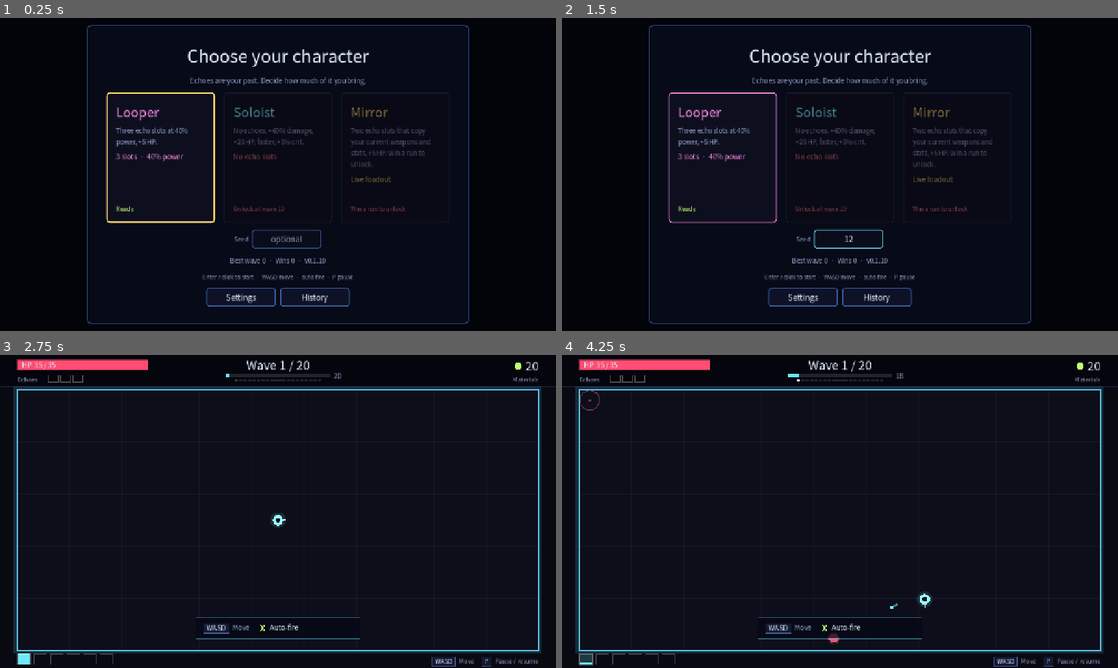
Above: before the commit, frames 1-4 (two rows, left to right).
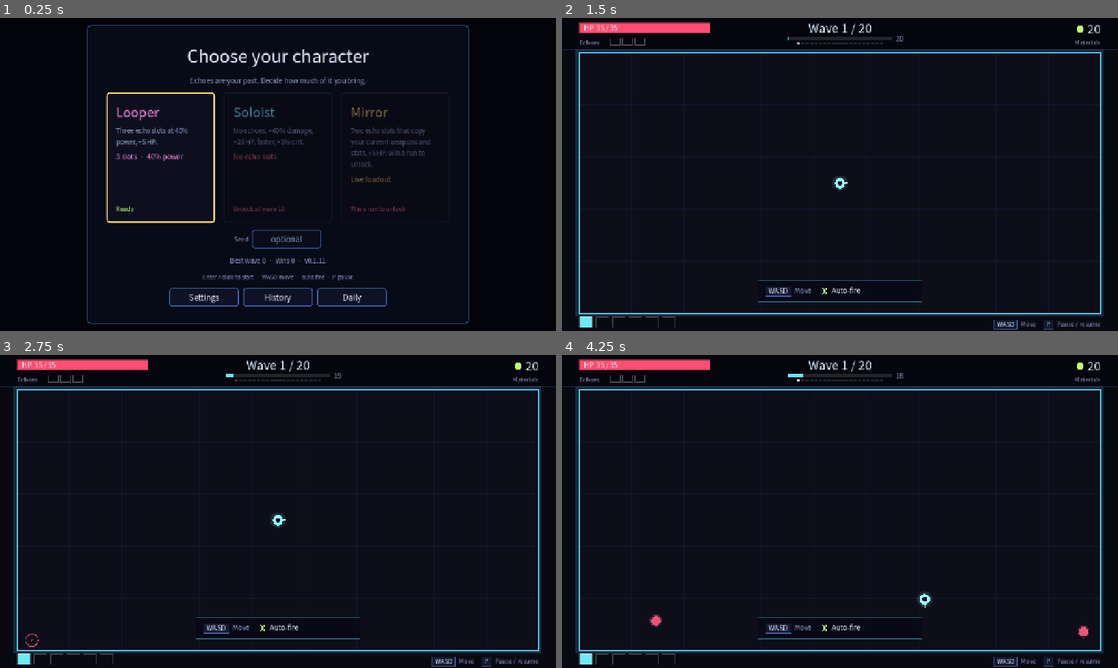
Above: after the commit, the same moments.

Repository: BrickerP/reverb
Game: Godot game, scene res://scenes/main.tscn
Two runs of this game, one before a commit and one after it. Both use one fixed random seed, a clock stepped at 60 frames per second and the inputs below.
Inputs (mouse positions are in pixels of both pictures, inside the frame that each line leads up to):
- Up to frame 1 (0.25 s): no input
- Up to frame 2 (1.5 s): click (851, 240) at 0.52 s; type "12" at 0.6 s; click (912, 296) at 1.25 s, where only the run after the commit has a clickable "Daily"
- Up to frame 3 (2.75 s): click (161, 495) at 2.02 s
- Up to frame 4 (4.25 s): tap Enter at 2.75 s; hold D (move_right) 2.78-3.53 s; hold C (character) 2.78-3.53 s; hold S (move_down) from 3.53 s (still down); tap C (character) at 3.6 s

The runs differ from the first frame. In frame 1, 0.6% of the frame differs, in the area x 30-70%, y 76-93%; in frame 2, 11%, in the area x 0-100%, y 1-100%; in frame 3, less than 0.1%; in frame 4, 0.3%.

Commit message:
Add a daily challenge with a date seed and local best

Diff:
--- a/project.godot
+++ b/project.godot
@@ -7,7 +7,7 @@
 [application]
 
 config/name="Reverb"
-config/version="0.1.10"
+config/version="0.1.11"
 run/main_scene="res://scenes/main.tscn"
 config/features=PackedStringArray("4.7", "GL Compatibility")
 
--- a/scripts/core/loc_en.gd
+++ b/scripts/core/loc_en.gd
@@ -80,6 +80,8 @@
 	"select.seed_hint": "optional",
 	"select.settings": "Settings",
 	"select.history": "History",
+	"select.daily": "Daily",
+	"select.daily_best": "Daily · best %d",
 	"history.title": "Run history",
 	"history.empty": "No runs recorded yet.",
 	"history.seed": "Seed",
--- a/scripts/core/loc_zh.gd
+++ b/scripts/core/loc_zh.gd
@@ -80,6 +80,8 @@
 	"select.seed_hint": "可选",
 	"select.settings": "设置",
 	"select.history": "记录",
+	"select.daily": "每日挑战",
+	"select.daily_best": "每日 · 最佳 %d 波",
 	"history.title": "对局记录",
 	"history.empty": "还没有对局记录。",
 	"history.seed": "种子",
--- a/scripts/core/meta.gd
+++ b/scripts/core/meta.gd
@@ -7,6 +7,9 @@
 var best_wave: int = 0
 var wins: int = 0
 var runs: int = 0
+var daily_seed: int = 0
+var daily_best: int = 0
+var daily_wins: int = 0
 var unlocked: Dictionary = {}
 
 
@@ -20,6 +23,9 @@
 	best_wave = 0
 	wins = 0
 	runs = 0
+	daily_seed = 0
+	daily_best = 0
+	daily_wins = 0
 	unlocked = {}
 	for def: CharacterDef in Content.characters().values():
 		unlocked[def.id] = def.unlock_wave <= 0 and def.unlock_wins <= 0
@@ -41,6 +47,9 @@
 	best_wave = int(data.get("best_wave", 0))
 	wins = int(data.get("wins", 0))
 	runs = int(data.get("runs", 0))
+	daily_seed = int(data.get("daily_seed", 0))
+	daily_best = int(data.get("daily_best", 0))
+	daily_wins = int(data.get("daily_wins", 0))
 	var saved: Variant = data.get("unlocked", {})
 	if typeof(saved) == TYPE_DICTIONARY:
 		for key: Variant in (saved as Dictionary):
@@ -60,6 +69,9 @@
 		"best_wave": best_wave,
 		"wins": wins,
 		"runs": runs,
+		"daily_seed": daily_seed,
+		"daily_best": daily_best,
+		"daily_wins": daily_wins,
 		"unlocked": flags,
 	}, "\t"))
 
@@ -81,3 +93,14 @@
 			newly.append(def.id)
 	save()
 	return newly
+
+
+func record_daily(sim: Sim, seed_value: int) -> void:
+	if daily_seed != seed_value:
+		daily_seed = seed_value
+		daily_best = 0
+		daily_wins = 0
+	daily_best = maxi(daily_best, sim.wave)
+	if sim.phase == Sim.Phase.WON:
+		daily_wins += 1
+	save()
--- a/scripts/game/main.gd
+++ b/scripts/game/main.gd
@@ -25,6 +25,7 @@
 var _unlock_text := ""
 var _run_started_msec := 0
 var _settings_restore_pause := false
+var _daily_run := false
 
 
 func _ready() -> void:
@@ -61,6 +62,7 @@
 	character_select.character_chosen.connect(choose_character)
 	character_select.settings_requested.connect(open_settings)
 	character_select.history_requested.connect(open_history)
+	character_select.daily_requested.connect(start_daily)
 	settings_ui.volume_changed.connect(_on_volume_changed)
 	settings_ui.shake_changed.connect(_on_shake_changed)
 	settings_ui.fullscreen_changed.connect(_on_fullscreen_changed)
@@ -76,6 +78,7 @@
 func new_run(seed_value: int = -1, char_id: StringName = &"") -> void:
 	if char_id != &"":
 		character_id = char_id
+	_daily_run = false
 	sim = Sim.new(seed_value if seed_value >= 0 else randi())
 	var def := Content.character(character_id)
 	if def != null:
@@ -112,6 +115,16 @@
 	new_run(seed_value, character_id)
 
 
+func today_seed() -> int:
+	var date := Time.get_date_dict_from_system()
+	return int(date["year"]) * 10000 + int(date["month"]) * 100 + int(date["day"])
+
+
+func start_daily() -> void:
+	new_run(today_seed(), &"looper")
+	_daily_run = true
+
+
 func _open_log_folder() -> void:
 	if run_log == null or DisplayServer.get_name() == "headless":
 		return
@@ -190,7 +203,8 @@
 	shop_ui.visible = false
 	end_ui.visible = false
 	_view.visible = false
-	character_select.refresh(meta)
+	character_select.refresh(meta, today_seed(),
+			meta.daily_best if meta.daily_seed == today_seed() else 0)
 	character_select.visible = true
 
 
@@ -288,6 +302,8 @@
 		return
 	_recorded = true
 	var newly := meta.record_run(sim)
+	if _daily_run and sim.run_seed == today_seed():
+		meta.record_daily(sim, sim.run_seed)
 	if run_log != null:
 		var seconds := float(Time.get_ticks_msec() - _run_started_msec) / 1000.0
 		run_log.append(sim, character_id, seconds)
--- a/scripts/ui/character_select.gd
+++ b/scripts/ui/character_select.gd
@@ -4,10 +4,12 @@
 signal character_chosen(id: StringName)
 signal settings_requested
 signal history_requested
+signal daily_requested
 
 var _cards_box: HBoxContainer
 var _summary: Label
 var _cards: Array[Button] = []
+var _daily_button: Button
 var seed_edit: LineEdit
 
 
@@ -66,10 +68,16 @@
 	history_button.custom_minimum_size = Vector2(160.0, 36.0)
 	history_button.pressed.connect(func() -> void: history_requested.emit())
 	buttons.add_child(history_button)
+	var daily_button := Button.new()
+	daily_button.text = Loc.t("select.daily")
+	daily_button.custom_minimum_size = Vector2(160.0, 36.0)
+	daily_button.pressed.connect(func() -> void: daily_requested.emit())
+	buttons.add_child(daily_button)
+	_daily_button = daily_button
 	box.add_child(buttons)
 
 
-func refresh(meta: Meta) -> void:
+func refresh(meta: Meta, daily_seed: int = 0, daily_best: int = 0) -> void:
 	UiTheme.clear(_cards_box)
 	_cards.clear()
 	for def: CharacterDef in Content.characters().values():
@@ -78,6 +86,7 @@
 		_cards.append(card)
 	_summary.text = "%s  ·  v%s" % [Loc.t("select.best", [meta.best_wave, meta.wins]),
 			str(ProjectSettings.get_setting("application/config/version", ""))]
+	_daily_button.text = Loc.t("select.daily_best", [daily_best]) if daily_best > 0 else Loc.t("select.daily")
 	for card in _cards:
 		if not card.disabled:
 			card.grab_focus()
--- a/tests/test_meta.gd
+++ b/tests/test_meta.gd
@@ -33,8 +33,32 @@
 	_cleanup()
 
 
+func test_daily_best_persists_and_resets(c: Check) -> void:
+	_cleanup()
+	var meta := Meta.new(PATH)
+	var s := Sim.new(1)
+	s.start_run()
+	s.phase = Sim.Phase.LOST
+	s.wave = 8
+	meta.record_daily(s, 20261023)
+	c.eq(meta.daily_seed, 20261023, "daily seed recorded")
+	c.eq(meta.daily_best, 8, "daily best recorded")
+	s.wave = 20
+	s.phase = Sim.Phase.WON
+	meta.record_daily(s, 20261023)
+	c.eq(meta.daily_best, 20, "daily best improves")
+	c.eq(meta.daily_wins, 1, "daily win counted")
+	var loaded := Meta.new(PATH)
+	c.eq(loaded.daily_best, 20, "daily best persists")
+	s.wave = 3
+	s.phase = Sim.Phase.LOST
+	meta.record_daily(s, 20261024)
+	c.eq(meta.daily_seed, 20261024, "a new day resets the seed")
+	c.eq(meta.daily_best, 3, "a new day resets the best")
+	_cleanup()
+
+
 func test_wins_and_corrupt_file(c: Check) -> void:
-	_cleanup()
 	var file := FileAccess.open(PATH, FileAccess.WRITE)
 	file.store_string("not json")
 	file = null
--- a/tests/test_run_log.gd
+++ b/tests/test_run_log.gd
@@ -36,7 +36,7 @@
 	c.eq(lines, 2, "two runs")
 	c.eq(int(first.get("seed", 0)), 7, "seed")
 	c.eq(str(first.get("character", "")), "looper", "character")
-	c.eq(str(first.get("version", "")), "0.1.10", "build version")
+	c.eq(str(first.get("version", "")), "0.1.11", "build version")
 	c.eq(int(first.get("wave", 0)), 5, "wave")
 	c.eq(bool(first.get("won", true)), false, "loss")
 	c.eq(int(first.get("kills", 0)), 42, "kills")
--- a/tests/test_ui.gd
+++ b/tests/test_ui.gd
@@ -402,6 +402,20 @@
 	c.eq(merged, 1, "one merged take")
 	c.ok(not ui.start_button.disabled, "the overflow is resolved")
 	ui.free()
+
+
+func test_daily_starts_with_today_seed_and_records_best(c: Check) -> void:
+	var main: Node = load("res://scenes/main.tscn").instantiate()
+	_root().add_child(main)
+	main.start_daily()
+	c.eq(main.character_id, &"looper", "daily uses the looper")
+	c.eq(main.sim.run_seed, main.today_seed(), "daily seed comes from the date")
+	c.ok(main._daily_run, "daily run is tagged")
+	main.sim.phase = Sim.Phase.WON
+	main.sim.wave = 20
+	main._record_run()
+	c.eq(main.meta.daily_best, 20, "daily best is recorded")
+	main.free()
 
 
 func test_main_settings_open_and_close(c: Check) -> void:
--- /dev/null
+++ b/tools/leak_probe.gd
@@ -0,0 +1,16 @@
+extends SceneTree
+
+func _initialize() -> void:
+	OS.set_environment("REVERB_SAVE", "user://leak_probe_save.json")
+	OS.set_environment("REVERB_RUN_LOG", "user://leak_probe_runs.jsonl")
+	OS.set_environment("REVERB_SETTINGS", "user://leak_probe_settings.json")
+	await process_frame
+	var main: Node = (load("res://scenes/main.tscn") as PackedScene).instantiate()
+	root.add_child(main)
+	await process_frame
+	main.new_run(5)
+	main.sim.phase = Sim.Phase.LOST
+	main.sim.wave = 4
+	main._record_run()
+	main.free()
+	quit()
Binary file changed: docs/select.png
Not shown, changed: README.md
